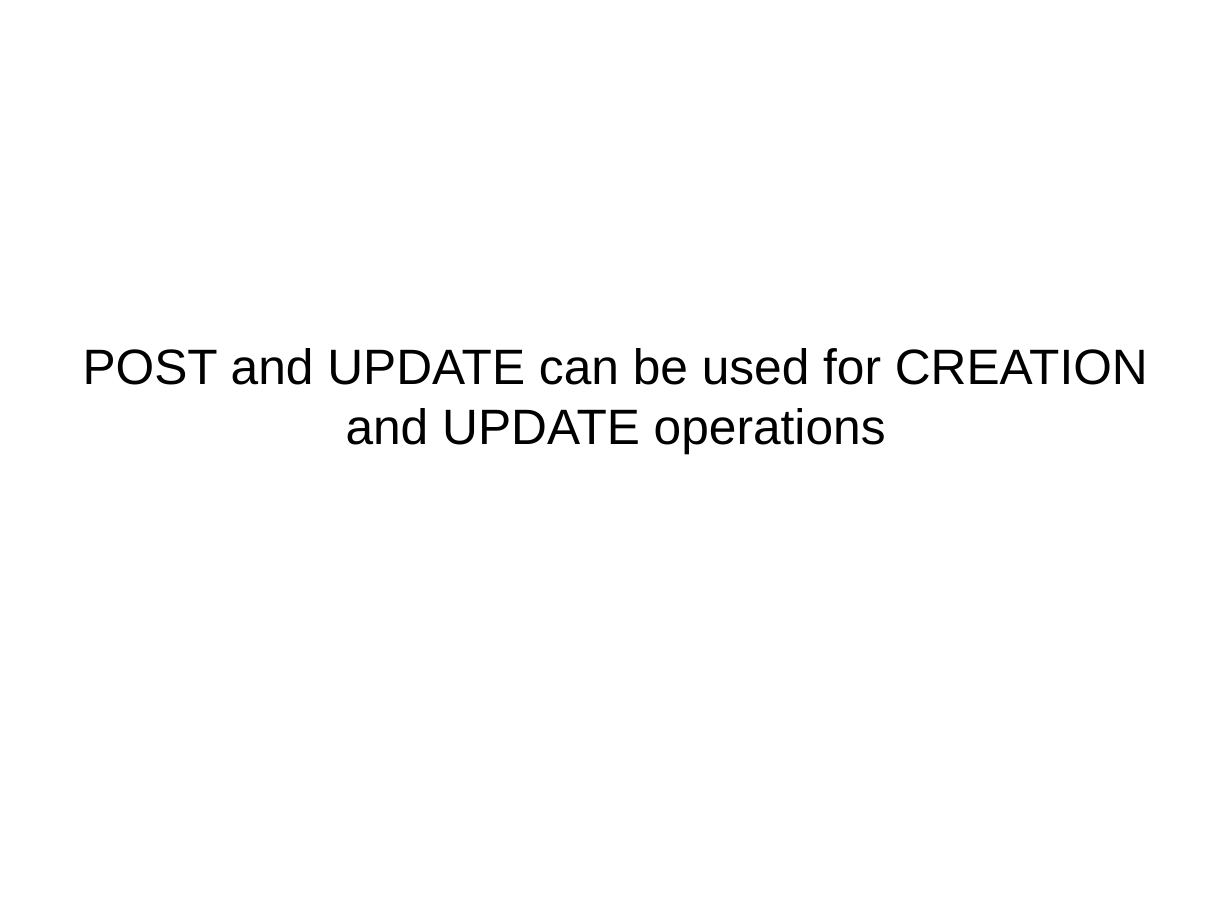
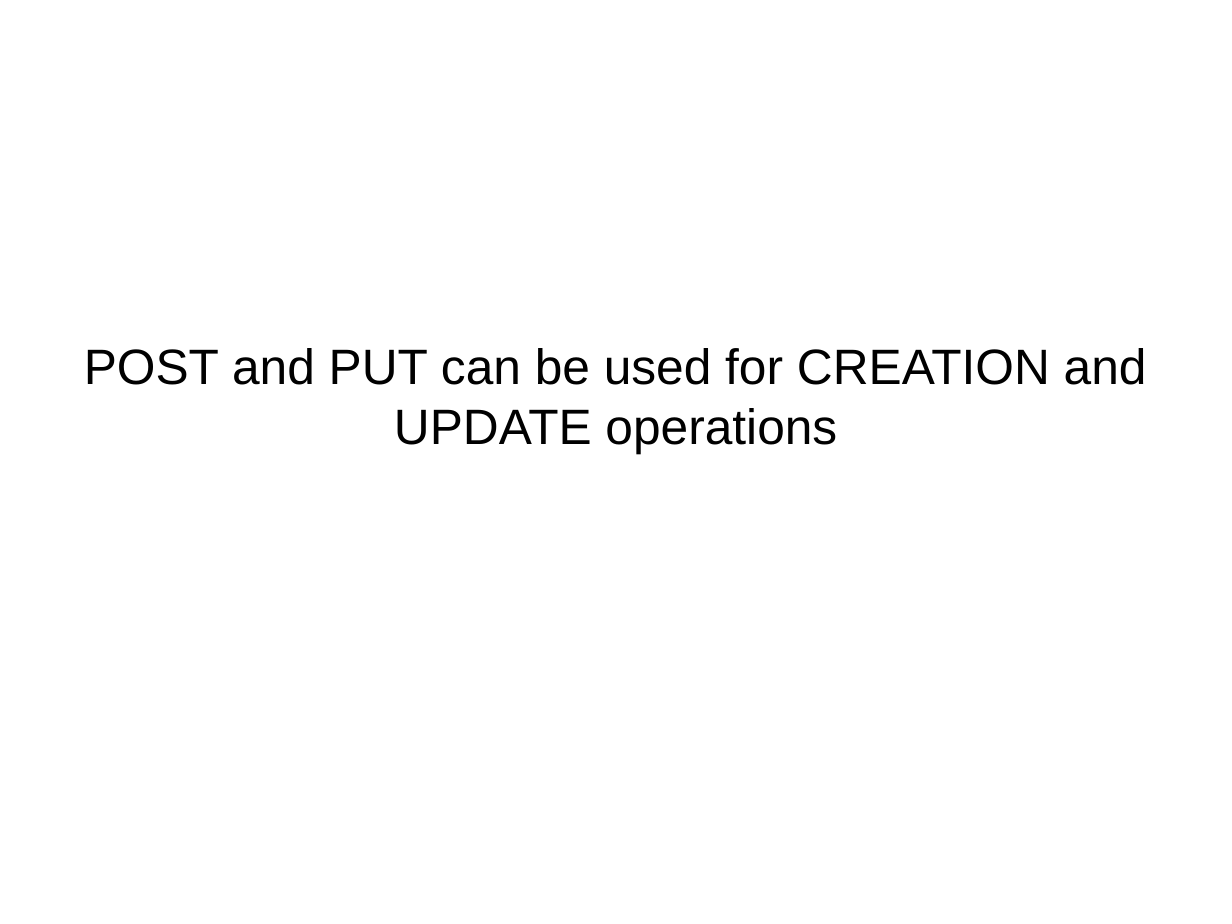
Before and after one commit to netzu/rest-presentation, a slide deck: slide 24 of RestfulFundaments.odp. Drawn at 1232x924 pixels with LibreOffice and Linux fonts; fonts in the diff are those of the drawing. Boxes give left, top, right and bottom in pixels: in the first picture for what was removed or moved away, otherwise in the second. Text is boxed around its words. In the diff, an @@ line names an element or a change of style, - is before the commit and + after.

```diff
--- a/RestfulFundaments.odp
+++ b/RestfulFundaments.odp
@@ subtitle at (x1=84, y1=348, x2=1147, y2=453): text changed @@
-POST and UPDATE can be used for CREATION and UPDATE operations
+POST and PUT can be used for CREATION and UPDATE operations
```
Also in this commit, not shown: 1 other slide changed, 17 slides added, 1 other file.
